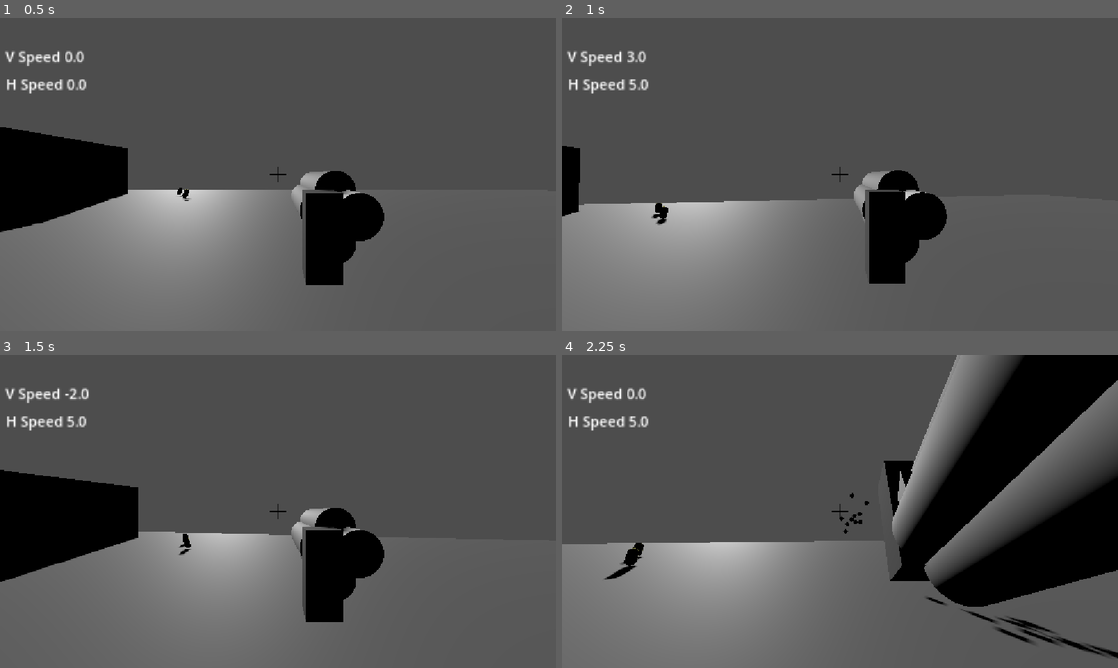
Above: before the commit, frames 1-4 (two rows, left to right).
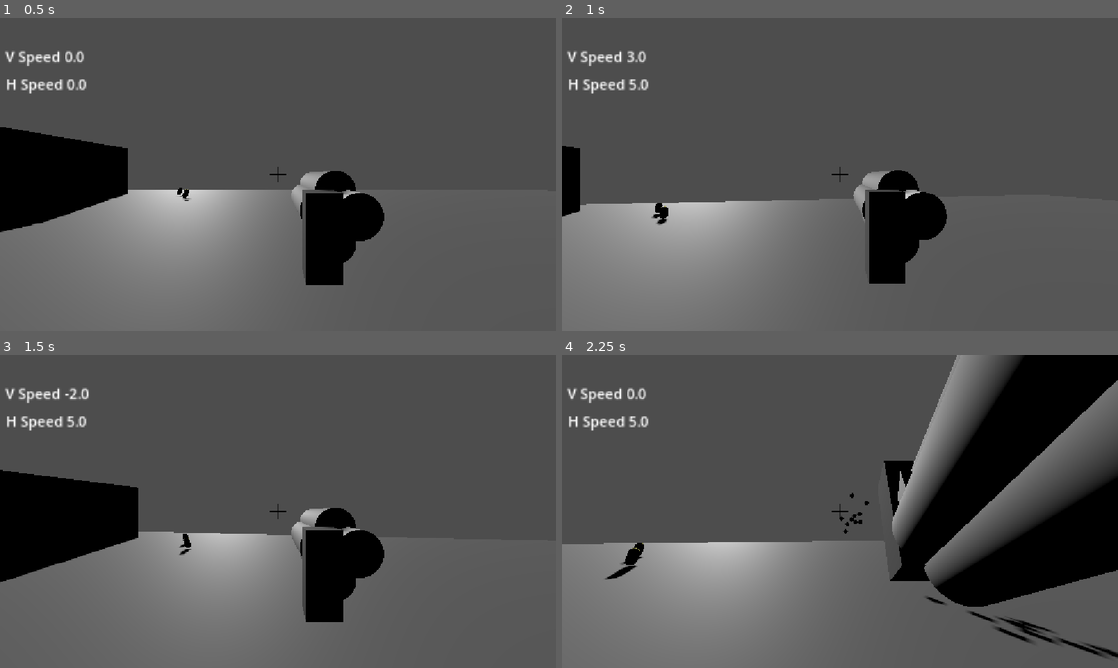
Above: after the commit, the same moments.

Repository: zenix2201-hash/Grapple-Man
Game: Godot game, scene res://Scenes/Corridor.tscn
Same seed, same stepped clock (60 frames per second), same inputs: the game is played once before the commit and once after it.
Inputs (mouse positions are in pixels of both pictures, inside the frame that each line leads up to):
- Up to frame 1 (0.5 s): no input
- Up to frame 2 (1 s): tap Enter at 0.5 s; move the mouse to (867, 174) at 0.52 s; hold W (move_up) from 0.53 s (still down); hold Shift (Sprint) from 0.53 s (still down); tap Space (jump) at 0.77 s
- Up to frame 3 (1.5 s): keep holding W (move_up); move the mouse to (250, 511) at 1.27 s; release Shift (Sprint) at 1.28 s; tap Ctrl (crouch) at 1.35 s
- Up to frame 4 (2.25 s): keep holding W (move_up); tap Space (jump) at 1.52 s; move the mouse to (851, 505) at 2.02 s; press the mouse at (851, 505) at 2.03 s

Frame 1 is identical in both runs. In frame 2, less than 0.1% of the frame differs, in the area x 0-68%, y 40-70%; in frame 3, less than 0.1%; in frame 4, 0.2%, in the area x 7-100%, y 50-97%.

Commit message:
small change

Diff:
--- a/Player/player.gd
+++ b/Player/player.gd
@@ -38,7 +38,7 @@
 
 #Sprint
 @export var walk_speed: float = 5.0
-@export var sprint_speed: float = 9.8
+@export var sprint_speed: float = 9.7
 
 #Speed Counter
 @onready var speed_counter_h = $CanvasLayer/speed_counter
